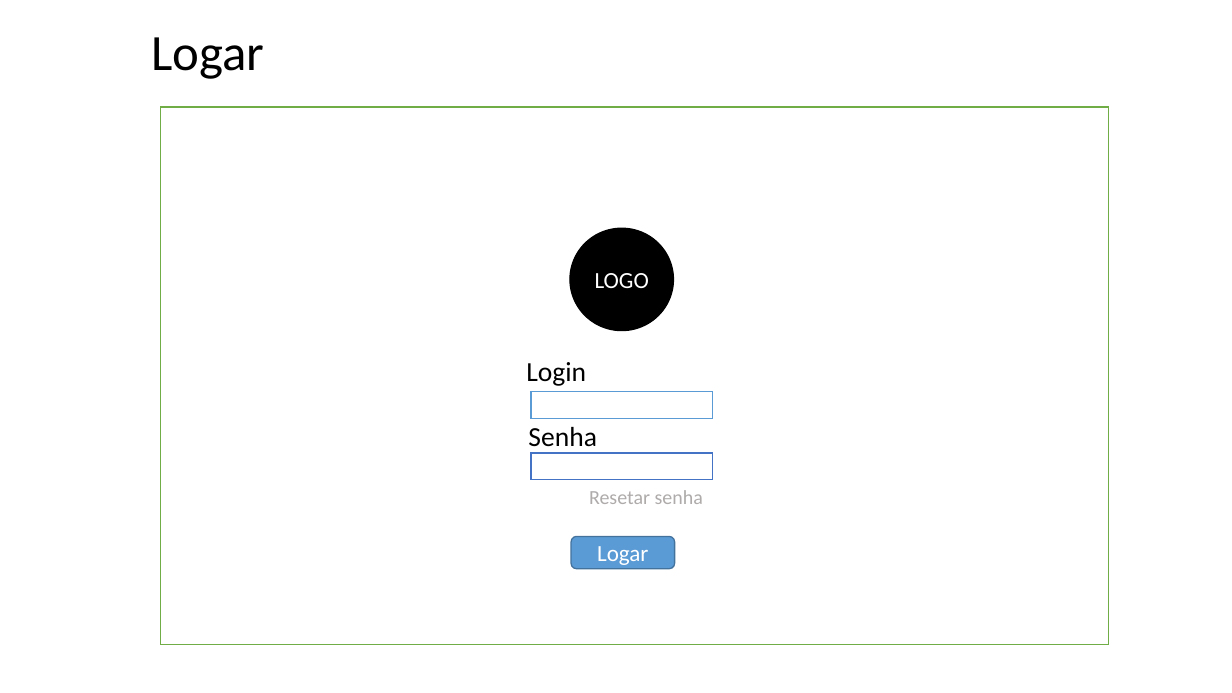
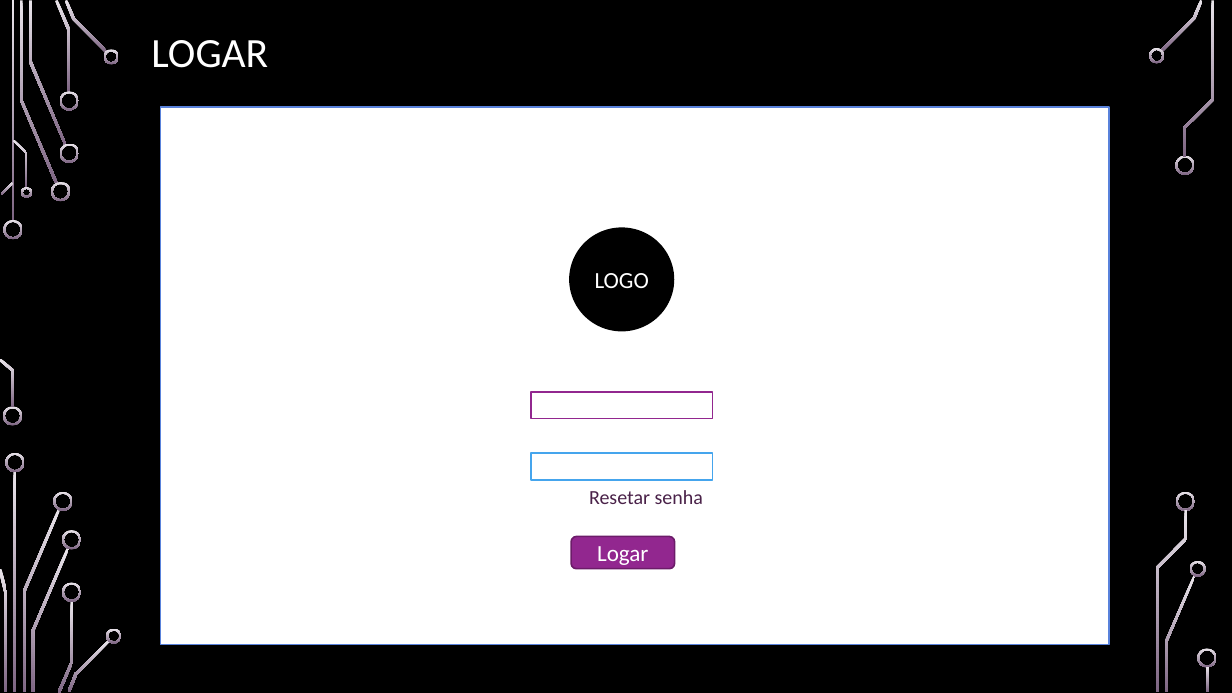
Before and after one commit to viniciuss1812/Projeto-Bookcard, a slide deck: slide 15 of Documentacao/bookCarddocumentacao.pptx. Drawn at 1232x693 pixels with LibreOffice and Linux fonts; fonts in the diff are those of the drawing; background and template pictures are left out. Boxes give left, top, right and bottom in pixels: in the first picture for what was removed or moved away, otherwise in the second. Text is boxed around its words. In the diff, an @@ line names an element or a change of style, - is before the commit and + after.

```diff
--- a/Documentacao/bookCarddocumentacao.pptx
+++ b/Documentacao/bookCarddocumentacao.pptx
@@ background #FFFFFF to picture (left out) @@
@@ title at (151, 40, 268, 68): text changed; size 39.6 to 32.4 pt; text colour #000000 to #FFFFFF @@
-Logar
+LOGAR
@@ rectangle at (160, 107, 1109, 645): outline #70AD47 1 pt to #5982DB 1.25 pt @@
@@ text "Login" at (518, 349, 624, 395): text colour #000000 to #FFFFFF @@
@@ text "Senha" at (528, 452, 597, 453): text colour #000000 to #FFFFFF @@
@@ rectangle at (531, 392, 713, 419): outline #5B9BD5 1 pt to #92278F 1.25 pt @@
@@ text "Resetar senha" at (589, 490, 703, 504): text colour #AFABAB to #4A2249 @@
@@ rectangle at (531, 453, 713, 480): outline #4472C4 1 pt to #45A5ED 1.25 pt @@
@@ rounded rectangle "Logar" at (571, 537, 675, 569): fill #5B9BD5 to #92278F; outline #43739E 1 pt to #6C1D6A 1.25 pt @@
@@ group added at (0, 0, 1217, 693): 33 freeform shapes, 3 rectangles @@
```
Also in this commit, not shown: 18 other slides changed, 34 other files.
